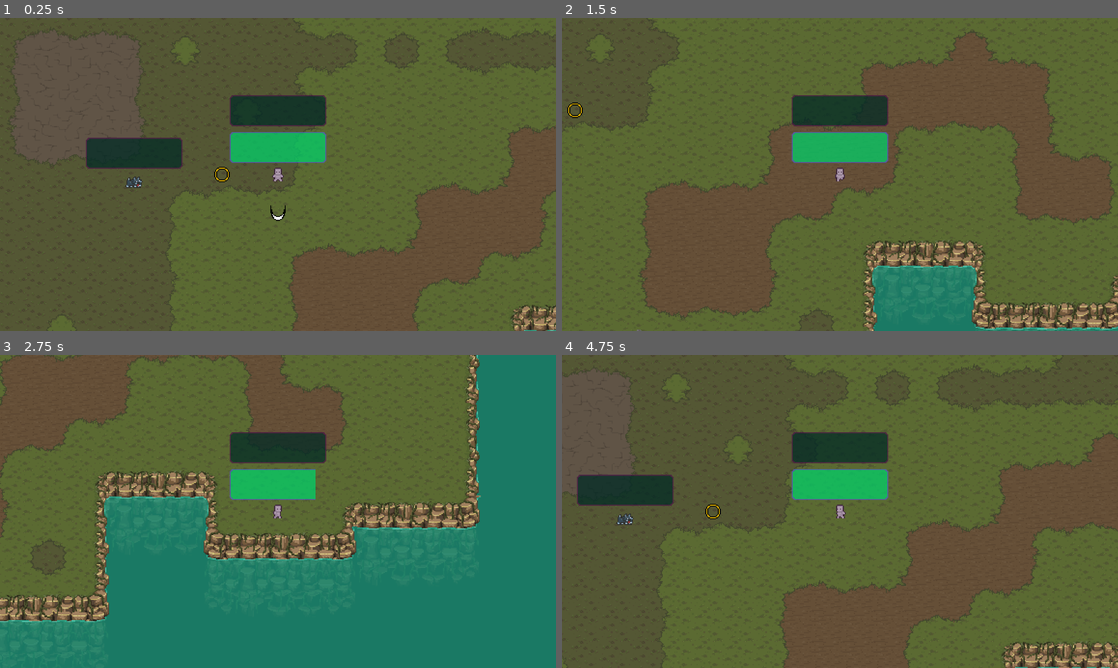
Above: before the commit, frames 1-4 (two rows, left to right).
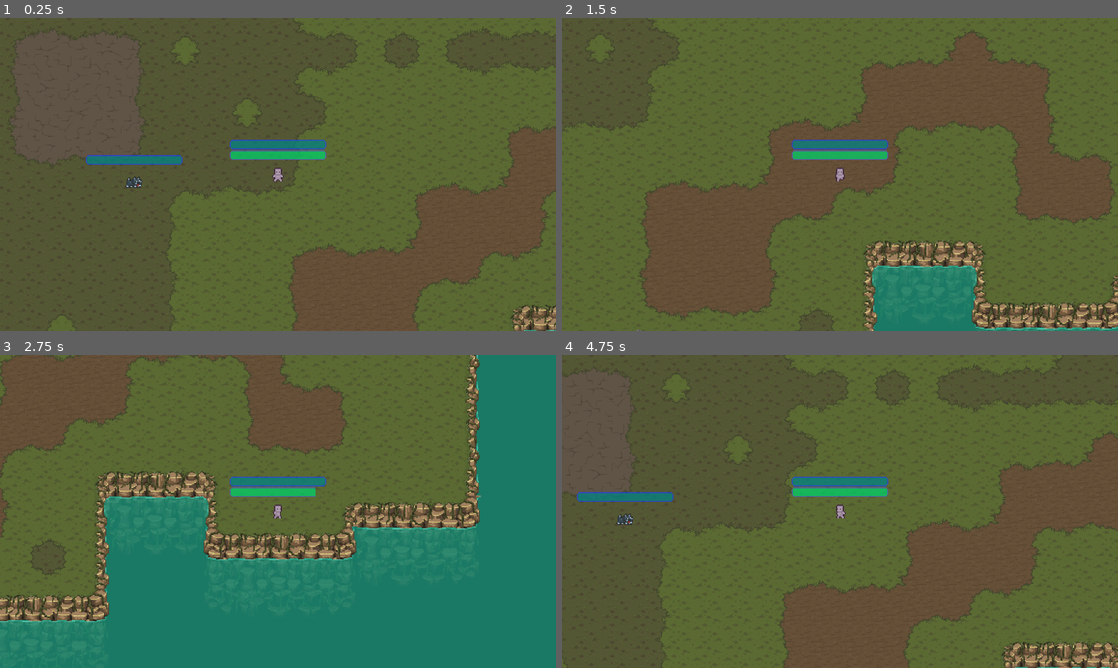
Above: after the commit, the same moments.

Repository: celestialcreature/WolfFighter
Game: Godot game, scene res://scenes/theworld.tscn
Same seed, same stepped clock (60 frames per second), same inputs: the game is played once before the commit and once after it.
Inputs (mouse positions are in pixels of both pictures, inside the frame that each line leads up to):
- Up to frame 1 (0.25 s): no input
- Up to frame 2 (1.5 s): tap Enter at 0.5 s; move the mouse to (962, 158) at 0.52 s; hold Right (right) 0.53-1.28 s; hold Right mouse button (attack_1) 0.53-1.28 s; move the mouse to (728, 190) at 1.27 s; hold Down (down) from 1.28 s (still down); right-click (728, 190) at 1.35 s
- Up to frame 3 (2.75 s): move the mouse to (333, 442) at 2.02 s; release Down (down) at 2.03 s; hold Right (right) from 2.03 s (still down); hold Space (special) from 2.03 s (still down); right-click (333, 442) at 2.3 s
- Up to frame 4 (4.75 s): move the mouse to (812, 574) at 2.77 s; release Right (right) at 2.78 s; release Space (special) at 2.78 s; hold Up (up) 2.78-3.53 s; right-click (812, 574) at 2.85 s; move the mouse to (1006, 558) at 3.52 s; hold Right mouse button (attack_1) 3.53-4.28 s; hold Left (left) from 3.53 s (still down); move the mouse to (673, 464) at 4.27 s; tap Space (special) at 4.35 s; right-click (673, 464) at 4.55 s

The runs differ from the first frame. In frame 1, 4.9% of the frame differs, in the area x 15-59%, y 24-65%; in frame 2, 3.1%; in frame 3, 3.0%; in frame 4, 4.8%.

Commit message:
trying to get the mele attack box to hit wolf

Diff:
--- a/WolfFighter/scenes/characters/meele_attack_area.gd
+++ b/WolfFighter/scenes/characters/meele_attack_area.gd
@@ -4,9 +4,17 @@
 	pass
 # Called when the node enters the scene tree for the first time.
 func _ready():
-	pass # Replace with function body.
+		$cut_collision_box.disabled = true
+		$Cut_animation.visible = false
 
 
 # Called every frame. 'delta' is the elapsed time since the previous frame.
 func _process(delta):
-	pass
+	if Input.is_action_just_pressed("attack_1"):
+		$cut_collision_box.disabled = false
+		$Cut_animation.visible = true
+		global.playerIsAttacking = true
+	if Input.is_action_just_released("attack_1"):
+		$cut_collision_box.disabled = true
+		$Cut_animation.visible = false
+		global.playerIsAttacking = false
--- a/WolfFighter/scenes/characters/player.tscn
+++ b/WolfFighter/scenes/characters/player.tscn
@@ -343,19 +343,19 @@
 [node name="Stamina_Bar" type="TextureProgressBar" parent="."]
 modulate = Color(1, 0.886275, 0.788235, 0.733333)
 offset_left = -50.0
-offset_top = -44.0
+offset_top = -25.0
 offset_right = 50.0
-offset_bottom = -12.0
+offset_bottom = -15.0
 step = 0.001
 value = 100.0
 texture_progress = ExtResource("4_7wngo")
 
 [node name="Health_Bar" type="TextureProgressBar" parent="."]
-modulate = Color(0.862745, 0.176471, 0.270588, 0.733333)
+modulate = Color(0.403922, 0.560784, 1, 0.733333)
 offset_left = -50.0
-offset_top = -82.0
+offset_top = -36.0
 offset_right = 50.0
-offset_bottom = -50.0
+offset_bottom = -26.0
 value = 100.0
 texture_progress = ExtResource("4_7wngo")
 
@@ -367,13 +367,13 @@
 script = ExtResource("6_p3lbb")
 
 [node name="cut_collision_box" type="CollisionShape2D" parent="meele_attack_area"]
-position = Vector2(0, 40)
+position = Vector2(1, 30)
 shape = SubResource("RectangleShape2D_yfm7a")
 disabled = true
 script = ExtResource("7_31ur4")
 
 [node name="Cut_animation" type="AnimatedSprite2D" parent="meele_attack_area"]
-position = Vector2(0, 40)
+position = Vector2(1, 30)
 sprite_frames = SubResource("SpriteFrames_m5hjw")
 animation = &"new_animation"
 
@@ -381,3 +381,4 @@
 [connection signal="body_exited" from="PlayerHitbox" to="." method="_on_player_hitbox_body_exited"]
 [connection signal="timeout" from="enemyAttackCooldown" to="." method="_on_attack_cooldown_timeout"]
 [connection signal="timeout" from="player_Attack_Cooldown" to="." method="_on_player_attack_cooldown_timeout"]
+[connection signal="body_entered" from="meele_attack_area" to="." method="_on_meele_attack_area_body_entered"]
--- a/WolfFighter/scenes/characters/wolf.tscn
+++ b/WolfFighter/scenes/characters/wolf.tscn
@@ -260,11 +260,11 @@
 wait_time = 0.5
 
 [node name="Health_Bar" type="TextureProgressBar" parent="."]
-modulate = Color(0.862745, 0.176471, 0.270588, 0.733333)
+modulate = Color(0.403922, 0.560784, 1, 0.733333)
 offset_left = -50.0
-offset_top = -36.0
+offset_top = -18.0
 offset_right = 50.0
-offset_bottom = -4.0
+offset_bottom = -8.0
 value = 100.0
 texture_progress = ExtResource("3_ctrur")
 
--- a/WolfFighter/scenes/theworld.tscn
+++ b/WolfFighter/scenes/theworld.tscn
@@ -22,6 +22,7 @@
 position = Vector2(-149, -2)
 
 [node name="projectile" type="Sprite2D" parent="." groups=["attack"]]
+visible = false
 position = Vector2(-58, 0)
 texture = ExtResource("4_7w81q")
 script = ExtResource("5_rhgot")
--- a/WolfFighter/scripts/player.gd
+++ b/WolfFighter/scripts/player.gd
@@ -56,14 +56,14 @@
 				cur_stamina += 0.001
 				stamina_bar.value += 0.001
 
-		if Input.is_action_pressed("attack_1"):
+#		if Input.is_action_pressed("attack_1"):
 #			$meele_attack_area/cut_collision_box.disabled = false
 #			$meele_attack_area/Cut_animation.visible = true
-			player_attack()
-		if Input.is_action_just_released("attack_1"):
+#			player_attack()
+#		if Input.is_action_just_released("attack_1"):
 #			$meele_attack_area/cut_collision_box.disabled = true
 #			$meele_attack_area/Cut_animation.visible = false
-			player_attack_reset()
+#			player_attack_reset()
 			pass
 
 func _physics_process(delta):
@@ -98,26 +98,26 @@
 		$enemyAttackCooldown.start()
 		print("Player: " + str(health))
 
-func _on_attack_cooldown_timeout():
-	enemyCooldown = true
+#func _on_attack_cooldown_timeout():
+#	enemyCooldown = true
 
-func player_attack():
-	$meele_attack_area/cut_collision_box.disabled = false
-	$meele_attack_area/Cut_animation.visible = true
-	global.playerIsAttacking = true
+#func player_attack():
+#	$meele_attack_area/cut_collision_box.disabled = false
+#	$meele_attack_area/Cut_animation.visible = true
+#	global.playerIsAttacking = true
 #	for i in 4:
 #		$meele_attack_area.position = Vector2i(i,0)
 #	$meele_attack_area/cut_collision_box.disabled = true
 #	$meele_attack_area/Cut_animation.visible = false
 #	$meele_attack_area.position = Vector2i(0,0)
-	pass
+#	pass
 
-func player_attack_reset():
-	$meele_attack_area/cut_collision_box.disabled = true
-	$meele_attack_area/Cut_animation.visible = false
-	$meele_attack_area.position = Vector2i(0,0)
-	global.playerIsAttacking = false
-	pass
+#func player_attack_reset():
+#	$meele_attack_area/cut_collision_box.disabled = true
+#	$meele_attack_area/Cut_animation.visible = false
+#	$meele_attack_area.position = Vector2i(0,0)
+#	global.playerIsAttacking = false
+#	pass
 
 #func _on_player_attack_cooldown_timeout():
 #	pass # Replace with function body.
@@ -127,3 +127,10 @@
 ##	if area.is_in_group("hurtbox")
 ##		area.takeDamage()
 #	pass # Replace with function body.
+
+
+
+
+func _on_meele_attack_area_body_entered(body):
+	print("wolf is hit")
+	global.playerIsAttacking = true
--- a/WolfFighter/scripts/wolf.gd
+++ b/WolfFighter/scripts/wolf.gd
@@ -64,15 +64,16 @@
 #	print("cooldown: ", player_cooldown)
 #	print()
 #
-	if playerAttackRange and global.playerIsAttacking == true && player_cooldown == true:
+	if playerAttackRange and global.playerIsAttacking == true:
 		health -= 20
 		$Health_Bar.value -= 20
 		print("Wolf Health = ", health)
+		global.playerIsAttacking = false
 		if health <= 0:
 			self.queue_free()
 			print("Wolf Dead")
 			pass
-		player_cooldown == false
+		await get_tree().create_timer(1.0).timeout
 
 
 func _on_hurt_range_body_entered(body):
Not shown: 1 places in WolfFighter/scenes/characters/wolf.tscn that only renumber resources
Binary file changed: WolfFighter/sprites/Stamina Bar.png
